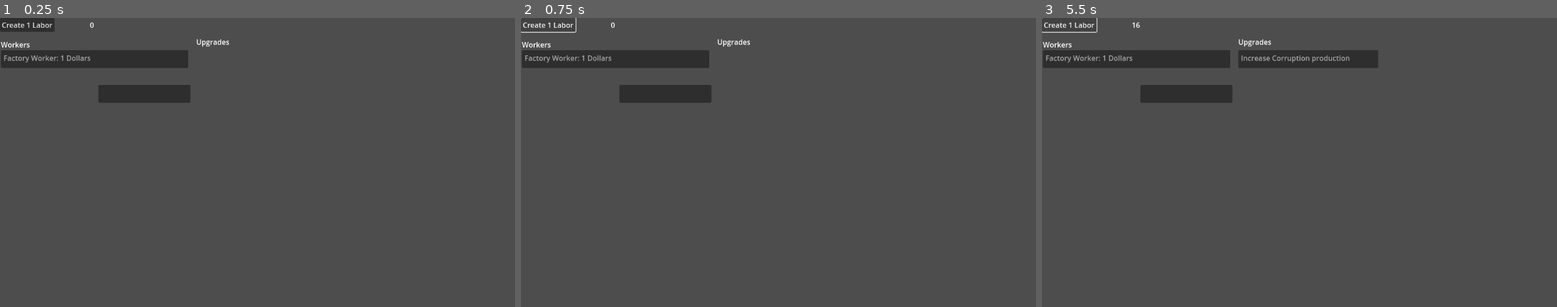
Above: before the commit, frames 1-3 (left to right).
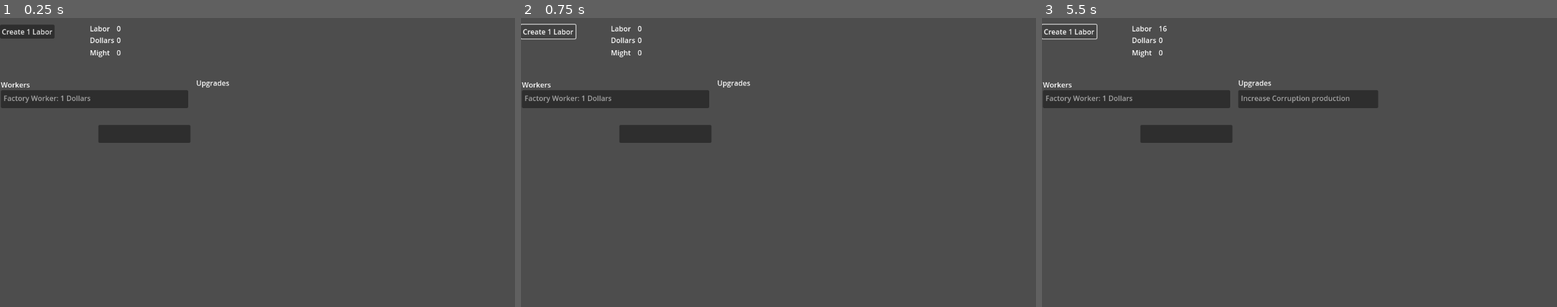
Above: after the commit, the same moments.

Repository: wfay42/corruption-clicker
Game: Godot game, scene res://gameplay.tscn
Same seed, same stepped clock (60 frames per second), same inputs: the game is played once before the commit and once after it. The project has no main scene, so this scene is started directly.
Inputs:
- Up to frame 1 (0.25 s): no input
- Up to frame 2 (0.75 s): click "Create 1 Labor" at 0.5 s
- Up to frame 3 (5.5 s): click "Create 1 Labor" at 1.25 s; click "Create 1 Labor" at 2 s; tap Enter at 3.5, 5 s; tap Space at 4.25 s

The runs differ from the first frame. In frame 1, 5.9% of the frame differs, in the area x 0-45%, y 0-44%; in frame 2, 5.6%; in frame 3, 8.7%, in the area x 0-66%, y 0-44%.

Commit message:
Added labels for dollars and might. Renamed corruption label to labor label

Diff:
--- a/gameplay.tscn
+++ b/gameplay.tscn
@@ -8,19 +8,60 @@
 
 [node name="Gameplay" type="Node2D"]
 
+[node name="Node2D" type="Node2D" parent="."]
+position = Vector2(194, 0)
+
+[node name="labor_label" type="Label" parent="Node2D"]
+offset_left = 7.0
+offset_top = 12.0
+offset_right = 52.0
+offset_bottom = 35.0
+text = "Labor"
+script = ExtResource("2_oe8ih")
+
+[node name="labor_value_label" type="Label" parent="Node2D/labor_label"]
+offset_left = 60.0
+offset_right = 100.0
+offset_bottom = 23.0
+text = "0"
+script = ExtResource("2_oe8ih")
+
+[node name="dollar_label" type="Label" parent="Node2D"]
+offset_left = 7.0
+offset_top = 38.0
+offset_right = 52.0
+offset_bottom = 61.0
+text = "Dollars"
+script = ExtResource("2_oe8ih")
+
+[node name="dollar_value_label" type="Label" parent="Node2D/dollar_label"]
+offset_left = 60.0
+offset_right = 100.0
+offset_bottom = 23.0
+text = "0"
+script = ExtResource("2_oe8ih")
+
+[node name="might_label" type="Label" parent="Node2D"]
+offset_left = 7.0
+offset_top = 66.0
+offset_right = 62.0
+offset_bottom = 89.0
+text = "Might"
+script = ExtResource("2_oe8ih")
+
+[node name="might_value_label" type="Label" parent="Node2D/might_label"]
+offset_left = 60.0
+offset_right = 100.0
+offset_bottom = 23.0
+text = "0"
+script = ExtResource("2_oe8ih")
+
 [node name="corruption_button" type="Button" parent="."]
-offset_right = 8.0
-offset_bottom = 8.0
+offset_top = 15.0
+offset_right = 122.0
+offset_bottom = 46.0
 text = "Create 1 Labor"
 script = ExtResource("1_ej4tk")
-
-[node name="corruption_label" type="Label" parent="."]
-offset_left = 201.0
-offset_top = 4.0
-offset_right = 241.0
-offset_bottom = 27.0
-text = "0"
-script = ExtResource("2_oe8ih")
 
 [node name="_hidden_value_controller" type="Node2D" parent="."]
 script = ExtResource("1_n4psk")
@@ -30,16 +71,16 @@
 
 [node name="Upgrades Label" type="Label" parent="."]
 offset_left = 439.0
-offset_top = 42.0
+offset_top = 134.0
 offset_right = 513.0
-offset_bottom = 65.0
+offset_bottom = 157.0
 text = "Upgrades"
 
 [node name="upgrades" type="ItemList" parent="Upgrades Label"]
 layout_mode = 0
-offset_top = 30.0
+offset_top = 28.0
 offset_right = 313.0
-offset_bottom = 70.0
+offset_bottom = 68.0
 auto_height = true
 max_columns = 2
 same_column_width = true
@@ -47,9 +88,9 @@
 
 [node name="Purchase Label" type="Label" parent="."]
 offset_left = 2.0
-offset_top = 48.0
+offset_top = 138.0
 offset_right = 67.0
-offset_bottom = 71.0
+offset_bottom = 161.0
 text = "Workers"
 
 [node name="workers_cost_list" type="ItemList" parent="Purchase Label"]
@@ -68,6 +109,6 @@
 script = ExtResource("5_smepj")
 
 [connection signal="pressed" from="corruption_button" to="_hidden_value_controller" method="_on_corruption_button_pressed"]
-[connection signal="corruption_changed" from="_hidden_value_controller" to="corruption_label" method="_on__hidden_value_controller_corruption_changed"]
+[connection signal="corruption_changed" from="_hidden_value_controller" to="Node2D/labor_label/labor_value_label" method="_on__hidden_value_controller_corruption_changed"]
 [connection signal="corruption_changed" from="_hidden_value_controller" to="Upgrades Label/upgrades" method="_on__hidden_value_controller_corruption_changed"]
 [connection signal="item_activated" from="Upgrades Label/upgrades" to="Upgrades Label/upgrades" method="_on_item_activated"]
